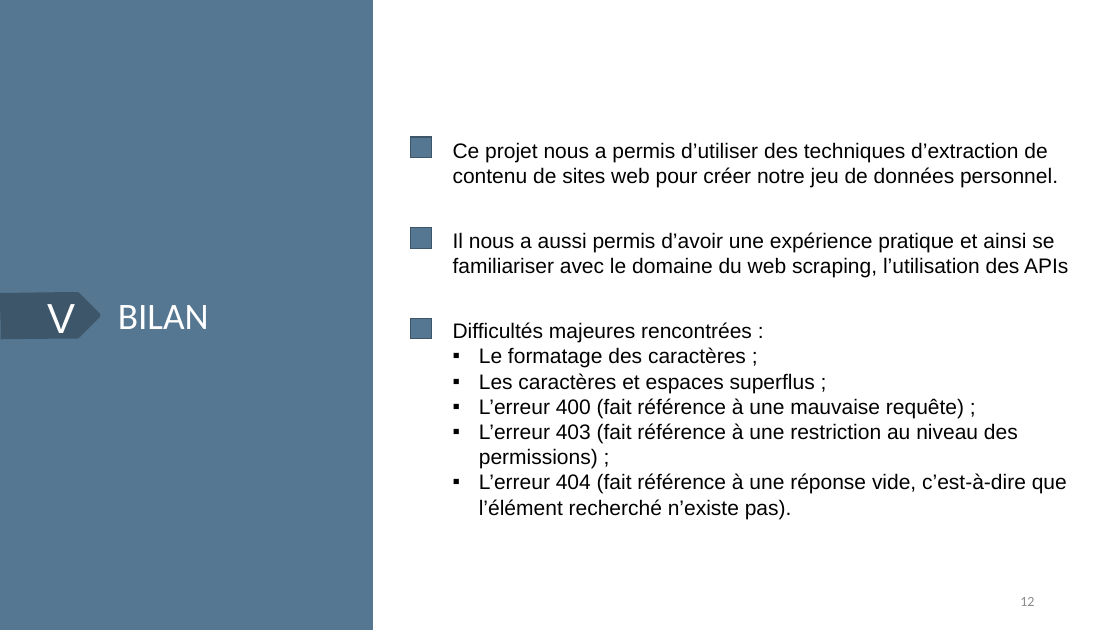
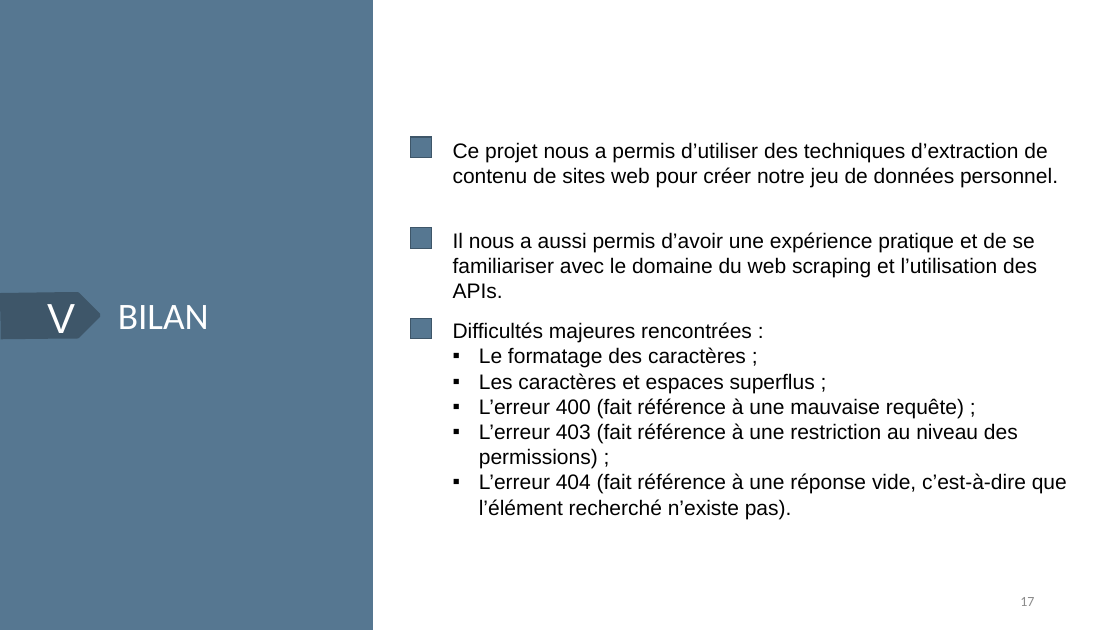
Before and after one commit to Brice-Kevin/ProjetHN, a slide deck: slide 17 of Presentation_dataset_original.pptx (slide 12 before the commit). Drawn at 1120x630 pixels with LibreOffice and Linux fonts; fonts in the diff are those of the drawing. Boxes give left, top, right and bottom in pixels: in the first picture for what was removed or moved away, otherwise in the second. Text is boxed around its words. In the diff, an @@ line names an element or a change of style, - is before the commit and + after.

```diff
--- a/Presentation_dataset_original.pptx
+++ b/Presentation_dataset_original.pptx
@@ text at box(453, 232, 1037, 299): text changed @@
-Il nous a aussi permis d’avoir une expérience pratique et ainsi se familiariser avec le domaine du web scraping, l’utilisation des APIs
+Il nous a aussi permis d’avoir une expérience pratique et de se familiariser avec le domaine du web scraping et l’utilisation des APIs.
@@ page number at box(1020, 597, 1034, 606): text changed @@
-12
+17
```
Also in this commit, not shown: 7 other slides changed, 7 slides added, 2 slides removed, 2 other files.
